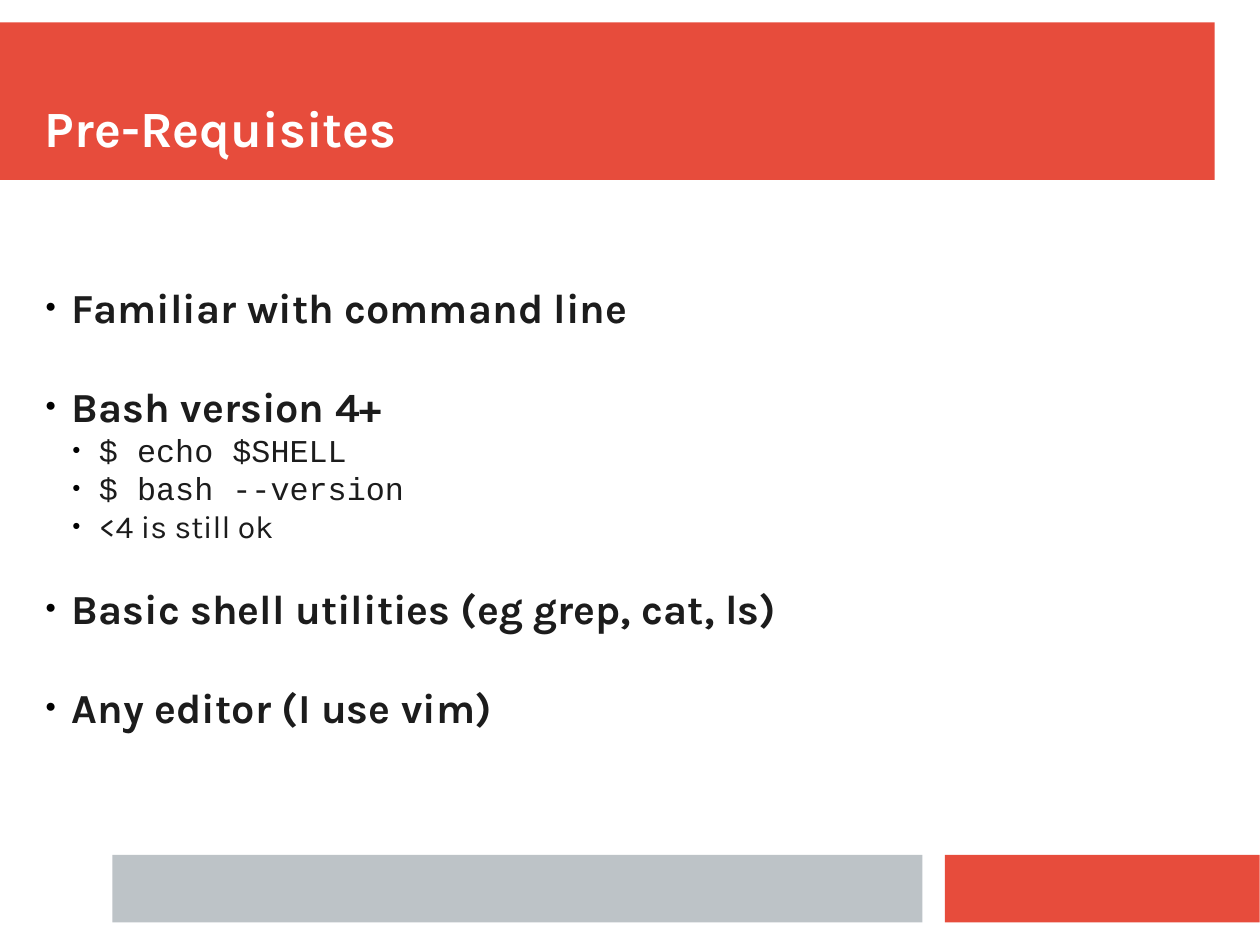
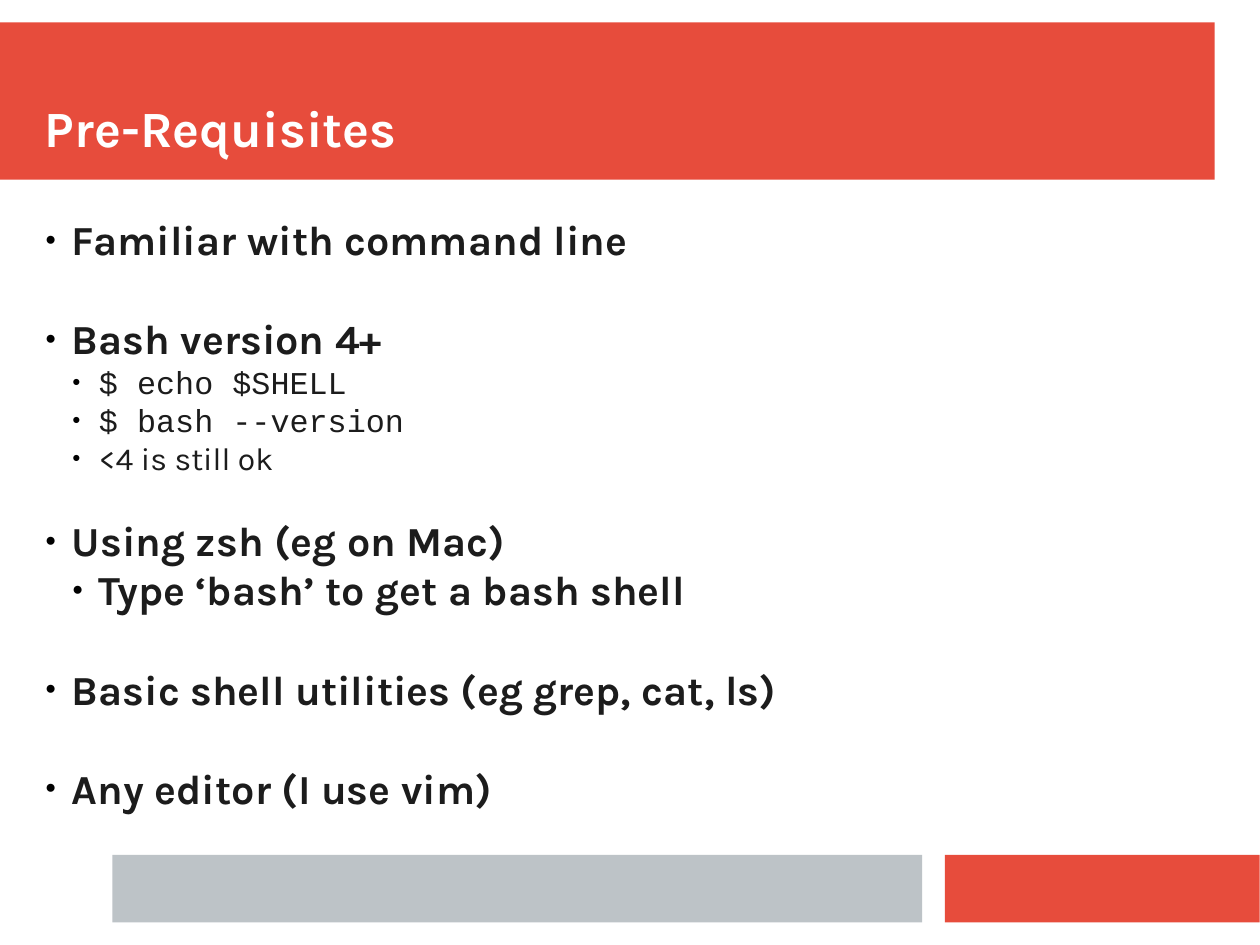
Before and after one commit to ianmiell/introduction-to-bash, a slide deck: slide 4 of slides/introduction_to_bash.pptx (slide 5 before the commit). Drawn at 1260x945 pixels with LibreOffice and Linux fonts; fonts in the diff are those of the drawing. Boxes give left, top, right and bottom in pixels: in the first picture for what was removed or moved away, otherwise in the second. Text is boxed around its words. In the diff, an @@ line names an element or a change of style, - is before the commit and + after.

```diff
--- a/slides/introduction_to_bash.pptx
+++ b/slides/introduction_to_bash.pptx
@@ text "Familiar with command line": place and size @@
-text "Familiar with command line" at <box>72,293,776,733</box>
+text "Familiar with command line" at <box>72,225,776,814</box>
@@ text at <box>72,225,776,814</box>: indent changed @@
@@ text at <box>72,525,684,616</box>: paragraphs added @@
+● Using zsh (eg on Mac)
+  ● Type ‘bash’ to get a bash shell
```
Also in this commit, not shown: 55 other slides changed, 2 slides removed, 1 other file.
